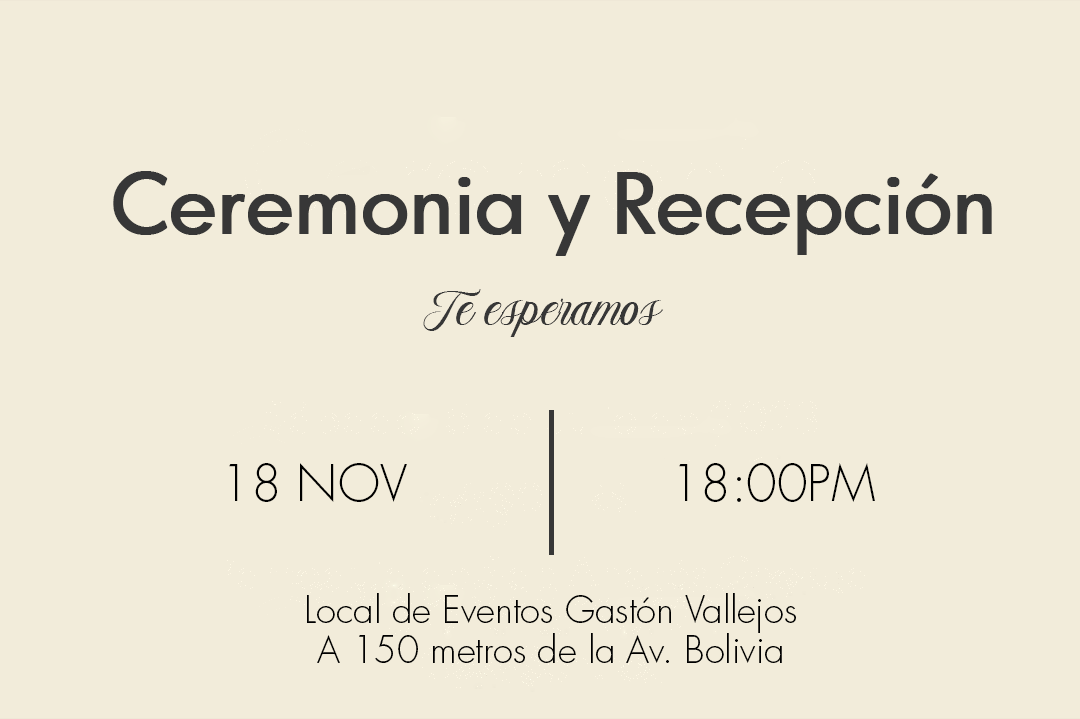
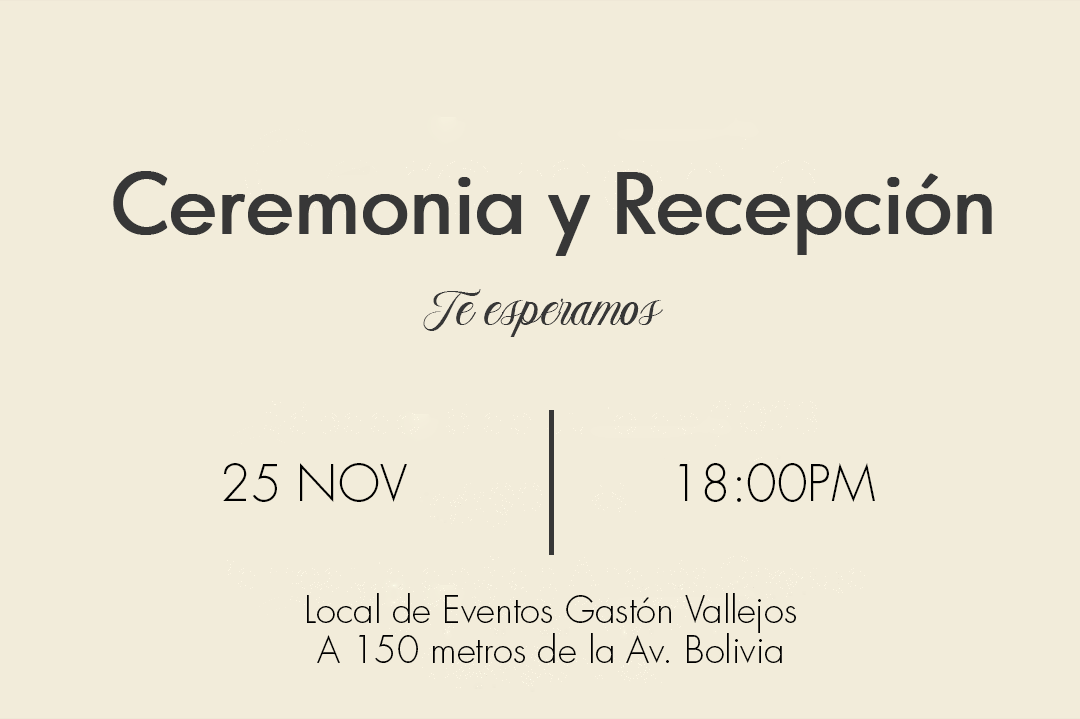
The second 1080px x 719px image is a revision of the first. Changes to its layers:
renamed "18 NOV" to "25 NOV", painted on it over [223, 463, 277, 502]
